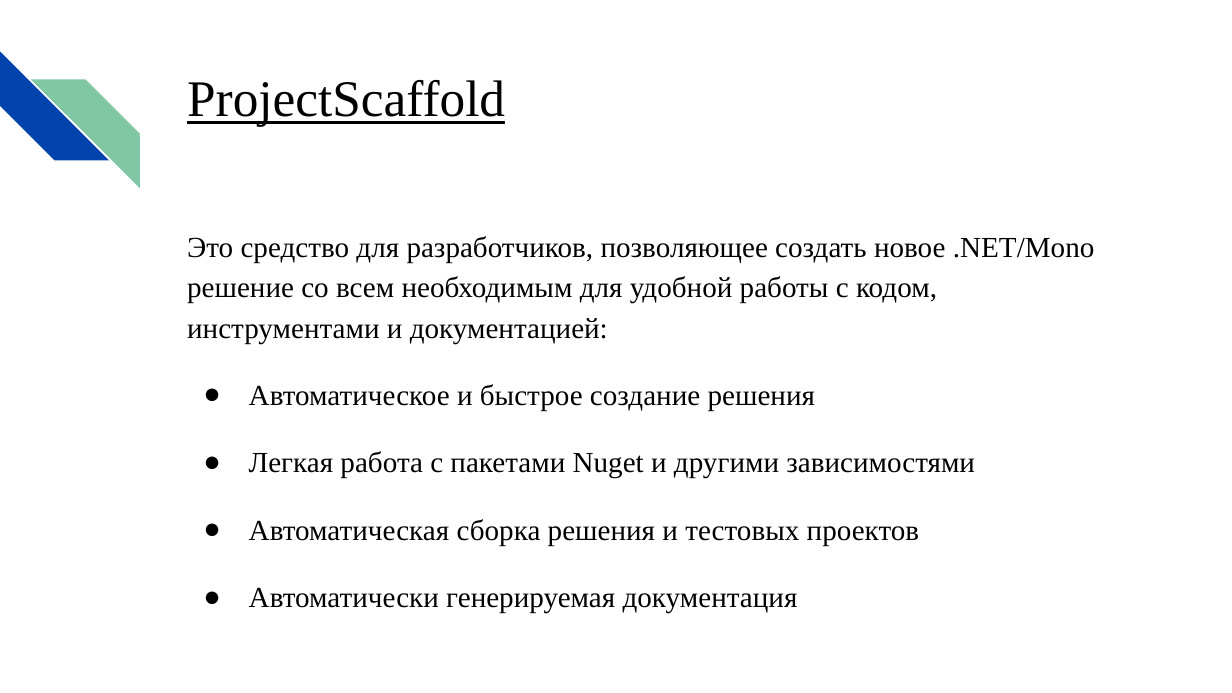
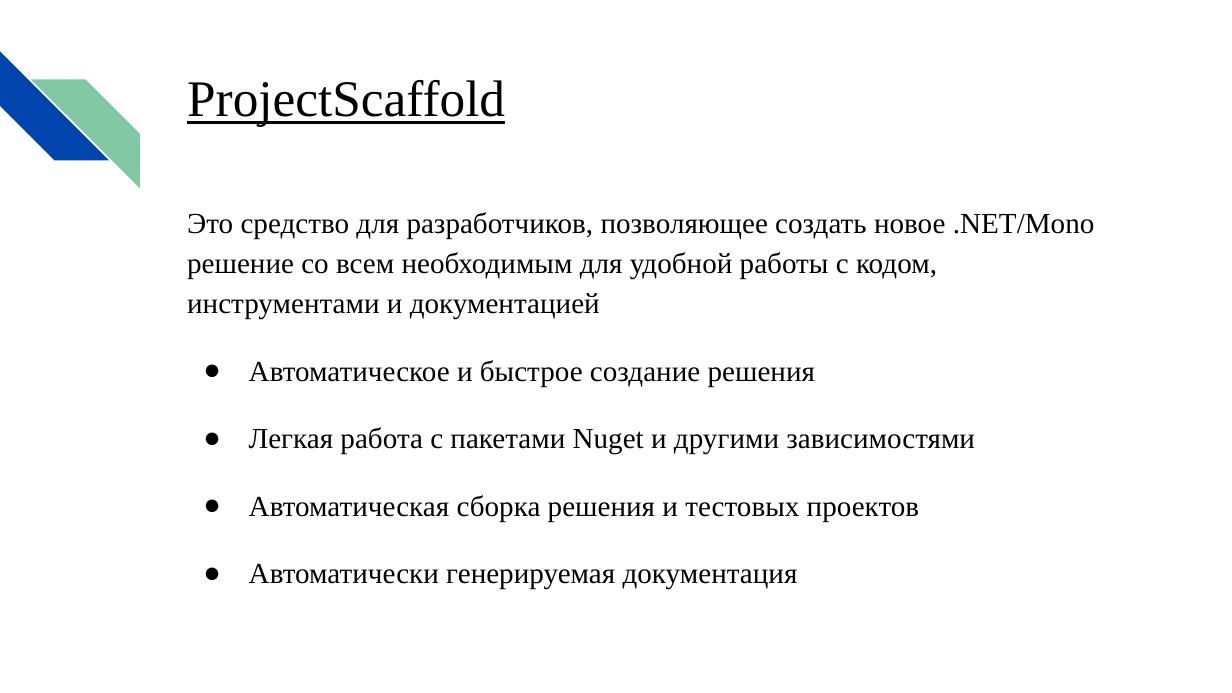
Before and after one commit to YaccConstructor/articles, a slide deck: slide 5 of 2017/diploma/ShalamovRoman/slides/slides.pptx. Drawn at 1232x693 pixels with LibreOffice and Linux fonts; fonts in the diff are those of the drawing. Boxes give left, top, right and bottom in pixels: in the first picture for what was removed or moved away, otherwise in the second. Text is boxed around its words. In the diff, an @@ line names an element or a change of style, - is before the commit and + after.

```diff
--- a/2017/diploma/ShalamovRoman/slides/slides.pptx
+++ b/2017/diploma/ShalamovRoman/slides/slides.pptx
@@ text "Это средство для разработчиков, позволяющее ...": place and size @@
-text "Это средство для разработчиков, позволяющее ..." at (187, 236, 1095, 613)
+text "Это средство для разработчиков, позволяющее ..." at (187, 212, 1095, 589)
@@ text at (187, 212, 1095, 319): text changed @@
-Это средство для разработчиков, позволяющее создать новое .NET/Mono решение со всем необходимым для удобной работы с кодом, инструментами и документацией:
+Это средство для разработчиков, позволяющее создать новое .NET/Mono решение со всем необходимым для удобной работы с кодом, инструментами и документацией
```
Also in this commit, not shown: 6 other slides changed, 1 slide added, 3 other files.
